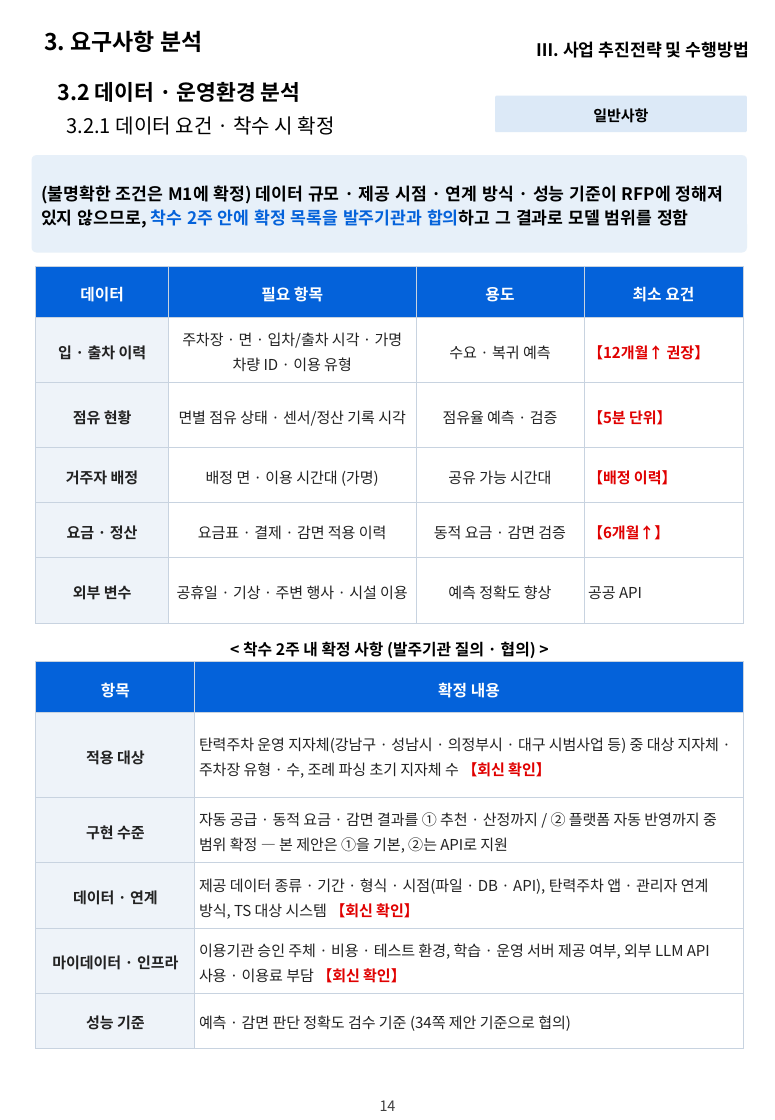
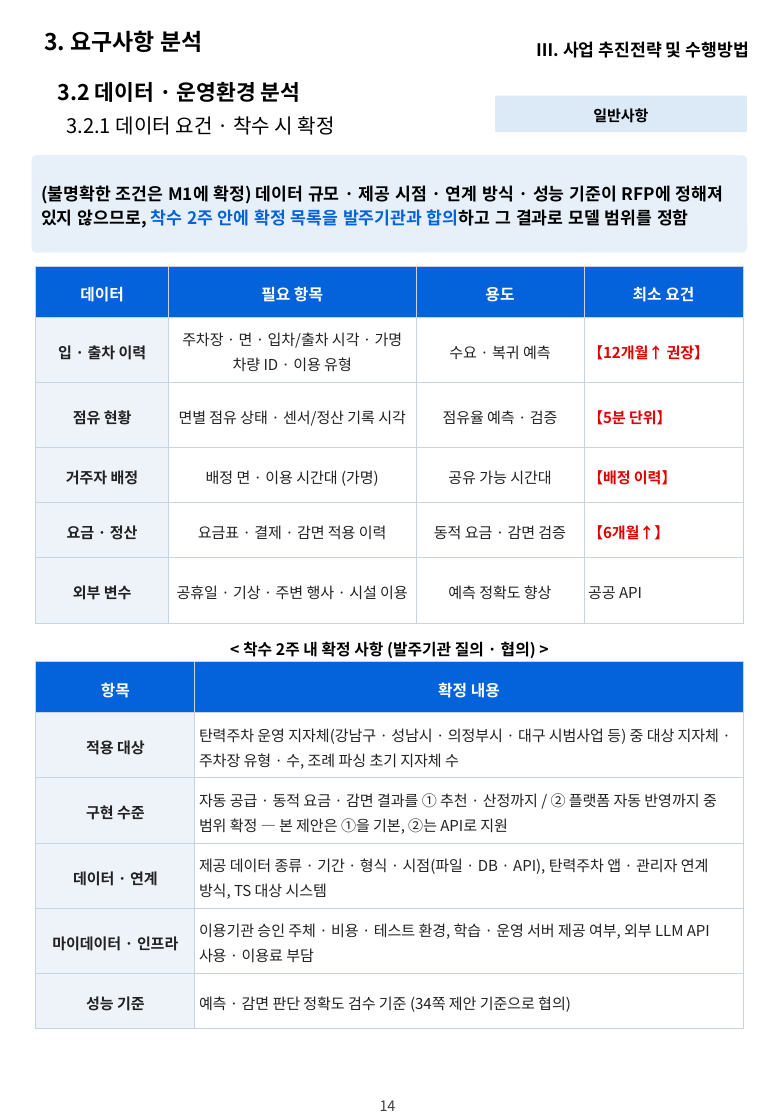
Before and after one commit to hwangsteeve-tech/hbjw, a slide deck: slide 14 of proposals/2026-11_dsit-parking-ai/dsit_proposal.pptx. Drawn at 775x1120 pixels with LibreOffice and Linux fonts; fonts in the diff are those of the drawing; background and template pictures are left out. Boxes give left, top, right and bottom in pixels: in the first picture for what was removed or moved away, otherwise in the second. Text is boxed around its words. In the diff, an @@ line names an element or a change of style, - is before the commit and + after.

```diff
--- a/proposals/2026-11_dsit-parking-ai/dsit_proposal.pptx
+++ b/proposals/2026-11_dsit-parking-ai/dsit_proposal.pptx
@@ table at (36, 661, 744, 1028) @@
-row 2, column 2: 탄력주차 운영 지자체(강남구 · 성남시 · 의정부시 · 대구 시범사업 등) 중 대상 지자체 · 주차장 유형 · 수, 조례 파싱 초기 지자체 수 【회신 확인】
+row 2, column 2: 탄력주차 운영 지자체(강남구 · 성남시 · 의정부시 · 대구 시범사업 등) 중 대상 지자체 · 주차장 유형 · 수, 조례 파싱 초기 지자체 수
-row 4, column 2: 제공 데이터 종류 · 기간 · 형식 · 시점(파일 · DB · API), 탄력주차 앱 · 관리자 연계 방식, TS 대상 시스템 【회신 확인】
+row 4, column 2: 제공 데이터 종류 · 기간 · 형식 · 시점(파일 · DB · API), 탄력주차 앱 · 관리자 연계 방식, TS 대상 시스템
-row 5, column 2: 이용기관 승인 주체 · 비용 · 테스트 환경, 학습 · 운영 서버 제공 여부, 외부 LLM API 사용 · 이용료 부담 【회신 확인】
+row 5, column 2: 이용기관 승인 주체 · 비용 · 테스트 환경, 학습 · 운영 서버 제공 여부, 외부 LLM API 사용 · 이용료 부담
```
Also in this commit, not shown: 7 other slides changed, 1 other file.
